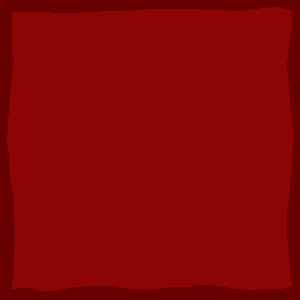
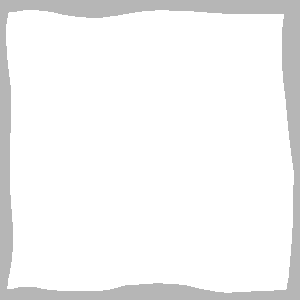
Revision of a layered 300×300 image; what changed, layer by layer:
showed "mrs_white", painted on it over [0, 0, 300, 300]
